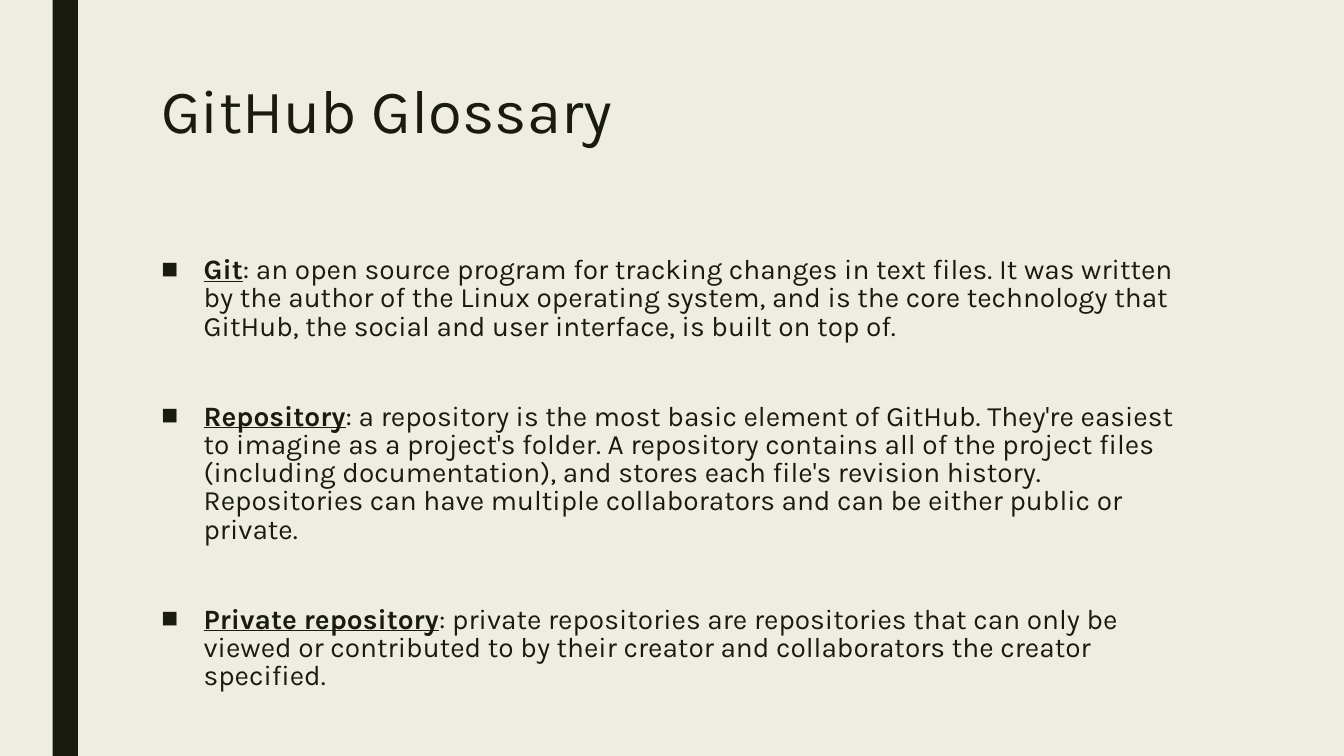
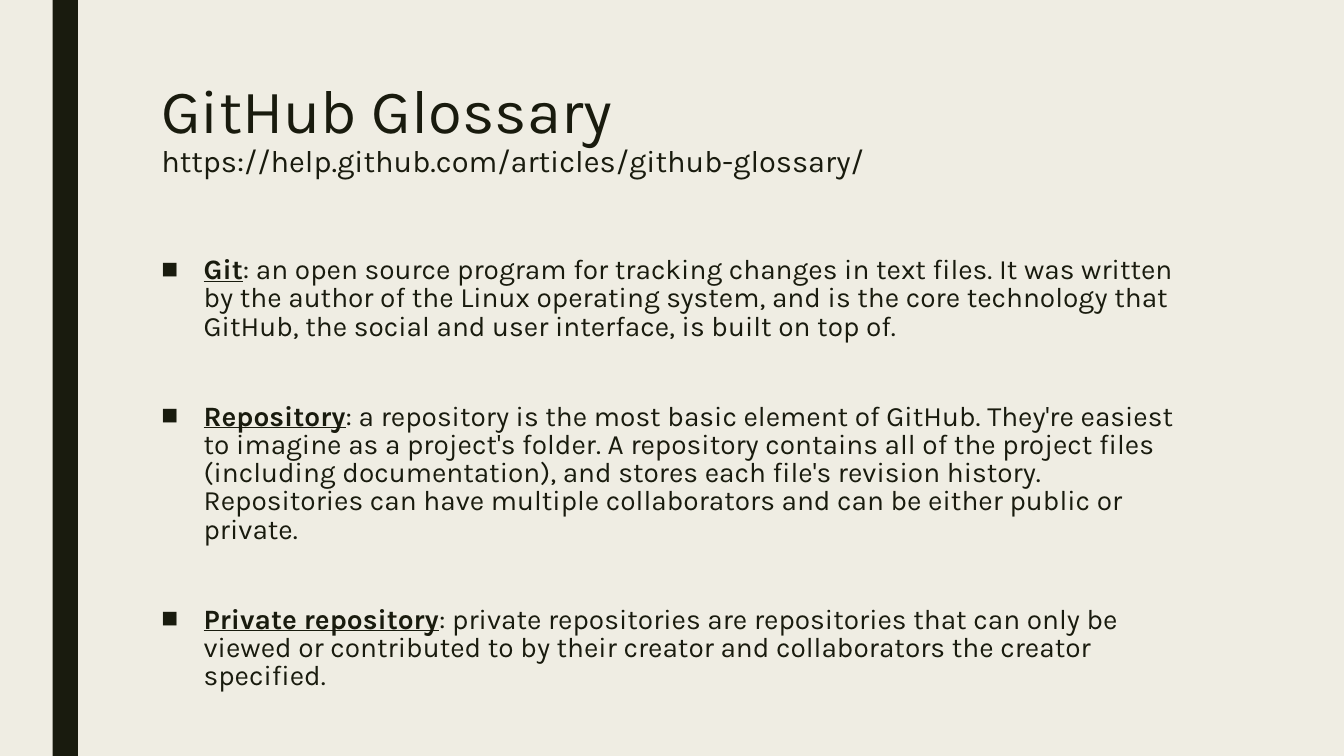
Before and after one commit to Divyagash/BST-270-Fall-2017, a slide deck: slide 9 of Lectures/Lecture 6/270lec6.pptx. Drawn at 1344x756 pixels with LibreOffice and Linux fonts; fonts in the diff are those of the drawing. Boxes give left, top, right and bottom in pixels: in the first picture for what was removed or moved away, otherwise in the second. Text is boxed around its words. In the diff, an @@ line names an element or a change of style, - is before the commit and + after.

Commit message:
added glossary link

```diff
--- a/Lectures/Lecture 6/270lec6.pptx
+++ b/Lectures/Lecture 6/270lec6.pptx
@@ title at <box>161,90,864,180</box>: text changed; size 44 to 22 pt @@
-GitHub Glossary
+GitHub Glossary
+https://help.github.com/articles/github-glossary/
```
Also in this commit, not shown: 2 other files.
